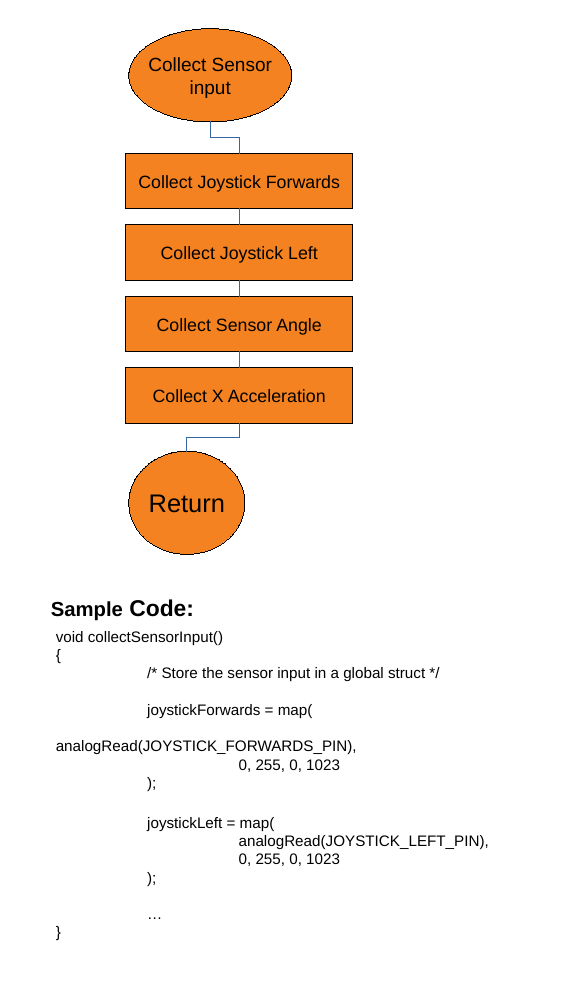
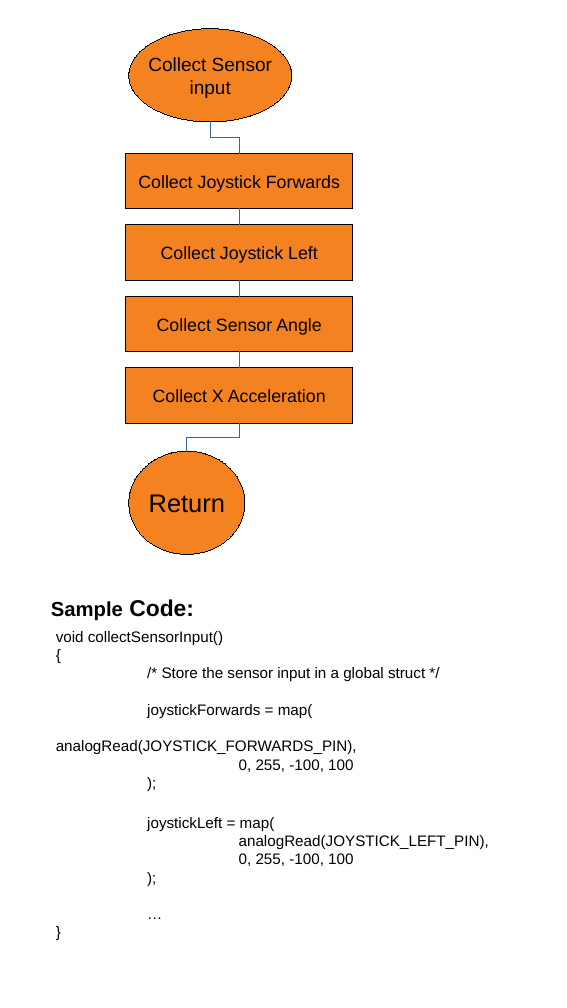
Before and after one commit to DeoRaj-ux/BalancingRobot, a slide deck: slide 2 of BalancingFlowChart.odp. Drawn at 567x1008 pixels with LibreOffice and Linux fonts; fonts in the diff are those of the drawing. Boxes give left, top, right and bottom in pixels: in the first picture for what was removed or moved away, otherwise in the second. Text is boxed around its words. In the diff, an @@ line names an element or a change of style, - is before the commit and + after.

Commit message:
Fixing minor co-ordinate space errata

```diff
--- a/BalancingFlowChart.odp
+++ b/BalancingFlowChart.odp
@@ text at box(239, 759, 353, 772): text changed @@
-0, 255, 0, 1023
+0, 255, -100, 100
@@ text at box(239, 853, 353, 866): text changed @@
-0, 255, 0, 1023
+0, 255, -100, 100
```
